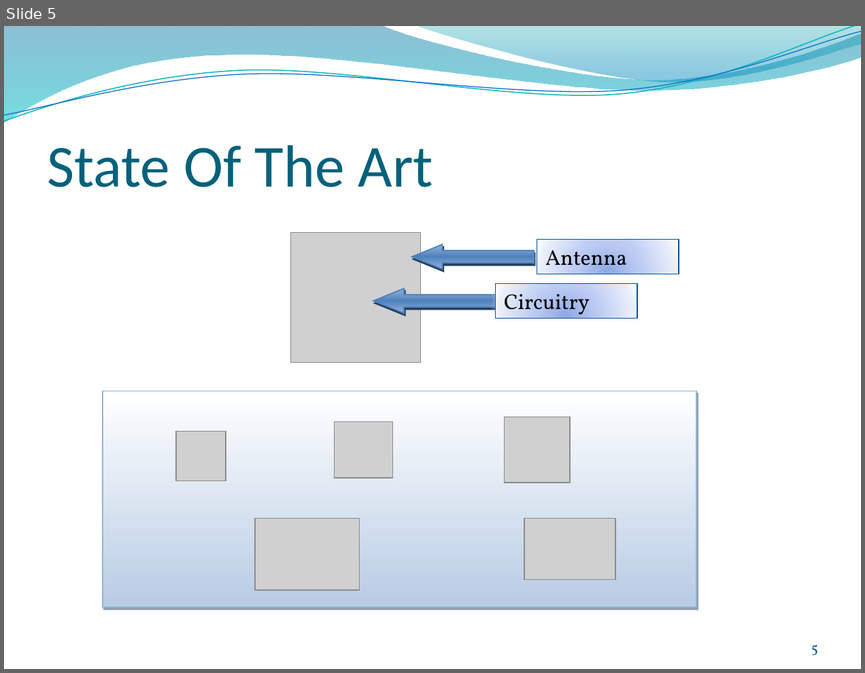
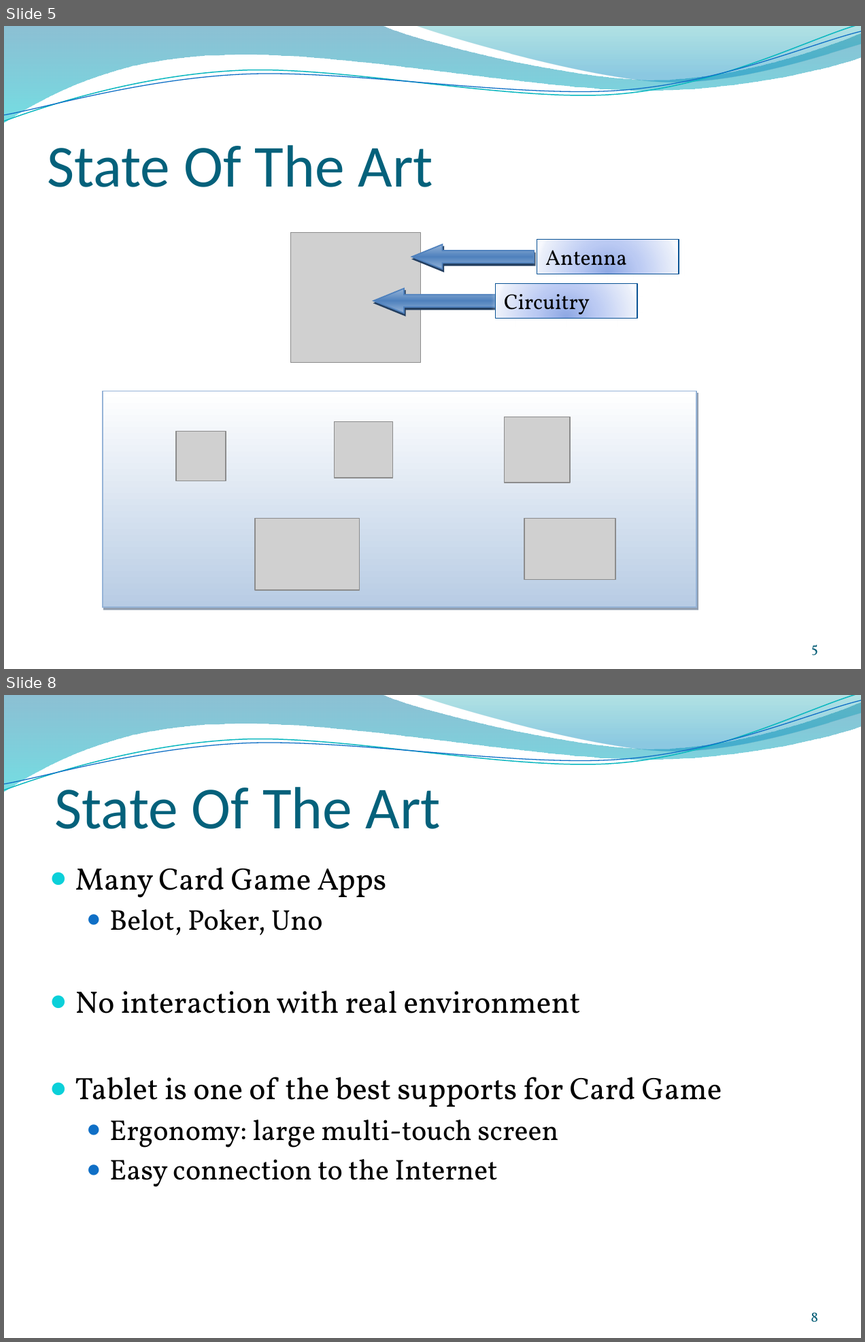
Before and after one commit to anbrous/project, a slide deck: Blue_weasel/blueweasel_docs/presentation/Pre-soutenance Projet Blue Weasel.pptx. Shown one above the other, each under a label of ours: slide 5 before the commit, slides 5 and 8 after it; the slides between them are not shown. The pictures are 865x673 and 865x1342 pixels, drawn with LibreOffice and Linux fonts; fonts in the diff are those of the drawing; grey boxes stand for pictures; background and template pictures are left out. Boxes give left, top, right and bottom in pixels: in the first picture for what was removed or moved away, otherwise in the second. Text is boxed around its words. In the diff, an @@ line names an element or a change of style, - is before the commit and + after.

```diff
--- a/Blue_weasel/blueweasel_docs/presentation/Pre-soutenance Projet Blue Weasel.pptx
+++ b/Blue_weasel/blueweasel_docs/presentation/Pre-soutenance Projet Blue Weasel.pptx
@@ slide 8 added at [4,695,861,1338], background picture (left out); not listed: 4 template elements that a slide beside it also shows @@
@@ title added at [54,787,441,829], 50 pt, text #04617B @@
+State Of The Art
@@ text added at [75,867,722,1187], 26 pt, text #000000 @@
+● Many Card Game Apps
+  ● Belot, Poker, Uno
+● No interaction with real environment
+● Tablet is one of the best supports for Card Game
+  ● Ergonomy: large multi-touch screen
+  ● Easy connection to the Internet
@@ page number added at [810,1312,818,1321], 12 pt, text #045D75 @@
+8
```
Also in this commit, not shown: 6 slides changed, 10 other slides added, 5 slides removed, 19 other files.
